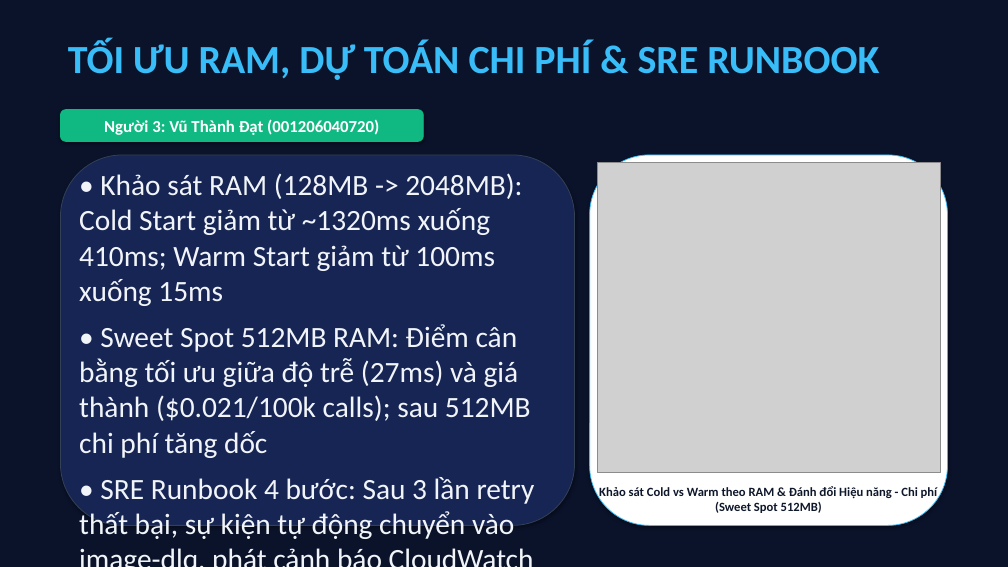
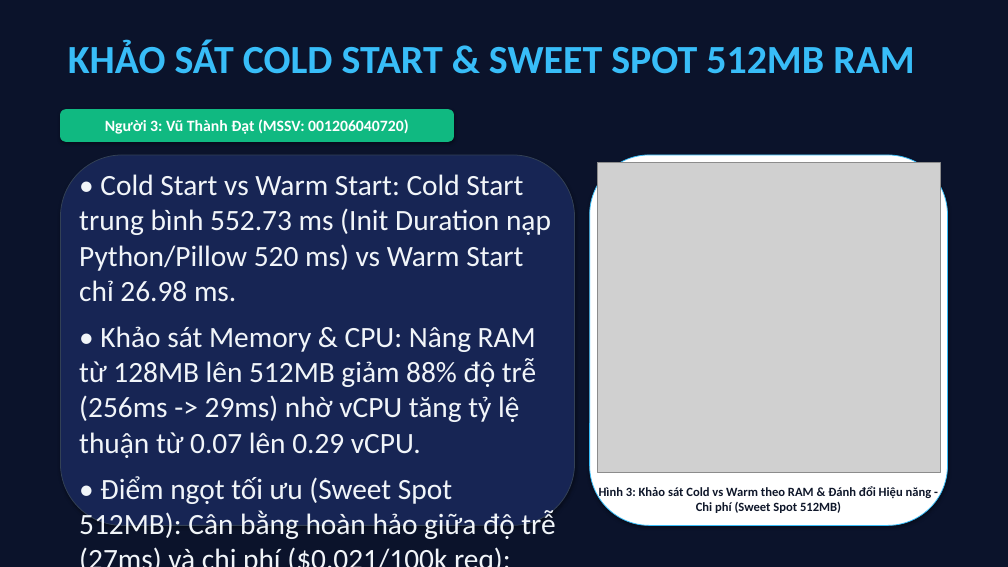
Before and after one commit to datdanghoccode/DTDM_XuLyAnh_Serverless, a slide deck: slide 10 of docs/DTDM_ThuyetTrinh_DeTai9.pptx (slide 11 before the commit). Drawn at 1008x567 pixels with LibreOffice and Linux fonts; fonts in the diff are those of the drawing; grey boxes stand for pictures. Boxes give left, top, right and bottom in pixels: in the first picture for what was removed or moved away, otherwise in the second. Text is boxed around its words. In the diff, an @@ line names an element or a change of style, - is before the commit and + after.

Commit message:
feat: finalize 13-slide academic presentation with verbatim syllabus alignment and 3-member split

```diff
--- a/docs/DTDM_ThuyetTrinh_DeTai9.pptx
+++ b/docs/DTDM_ThuyetTrinh_DeTai9.pptx
@@ text at (68,40,915,74): text changed @@
-TỐI ƯU RAM, DỰ TOÁN CHI PHÍ & SRE RUNBOOK
+KHẢO SÁT COLD START & SWEET SPOT 512MB RAM
@@ rounded rectangle "Người 3: Vũ Thành Đạt ...": place and size @@
-rounded rectangle "Người 3: Vũ Thành Đạt ..." at (60,110,423,141)
+rounded rectangle "Người 3: Vũ Thành Đạt ..." at (60,110,454,141)
@@ text in rounded rectangle at (105,119,409,134): text changed; size 16 to 15 pt @@
-Người 3: Vũ Thành Đạt (001206040720)
+Người 3: Vũ Thành Đạt (MSSV: 001206040720)
@@ text at (79,174,555,541): text changed @@
-• Khảo sát RAM (128MB -> 2048MB): Cold Start giảm từ ~1320ms xuống 410ms; Warm Start giảm từ 100ms xuống 15ms
-• Sweet Spot 512MB RAM: Điểm cân bằng tối ưu giữa độ trễ (27ms) và giá thành ($0.021/100k calls); sau 512MB chi phí tăng dốc
-• SRE Runbook 4 bước: Sau 3 lần retry thất bại, sự kiện tự động chuyển vào image-dlq, phát cảnh báo CloudWatch Alarm và Redrive
+• Cold Start vs Warm Start: Cold Start trung bình 552.73 ms (Init Duration nạp Python/Pillow 520 ms) vs Warm Start chỉ 26.98 ms.
+• Khảo sát Memory & CPU: Nâng RAM từ 128MB lên 512MB giảm 88% độ trễ (256ms -> 29ms) nhờ vCPU tăng tỷ lệ thuận từ 0.07 lên 0.29 vCPU.
+• Điểm ngọt tối ưu (Sweet Spot 512MB): Cân bằng hoàn hảo giữa độ trễ (27ms) và chi phí ($0.021/100k req); trên 512MB chi phí tăng gấp đôi nhưng hiệu năng bão hòa.
@@ text at (599,486,932,513): text changed @@
-Khảo sát Cold vs Warm theo RAM & Đánh đổi Hiệu năng - Chi phí (Sweet Spot 512MB)
+Hình 3: Khảo sát Cold vs Warm theo RAM & Đánh đổi Hiệu năng - Chi phí (Sweet Spot 512MB)
```
Also in this commit, not shown: 8 other slides changed, 4 slides added, 4 slides removed, 3 other files.
